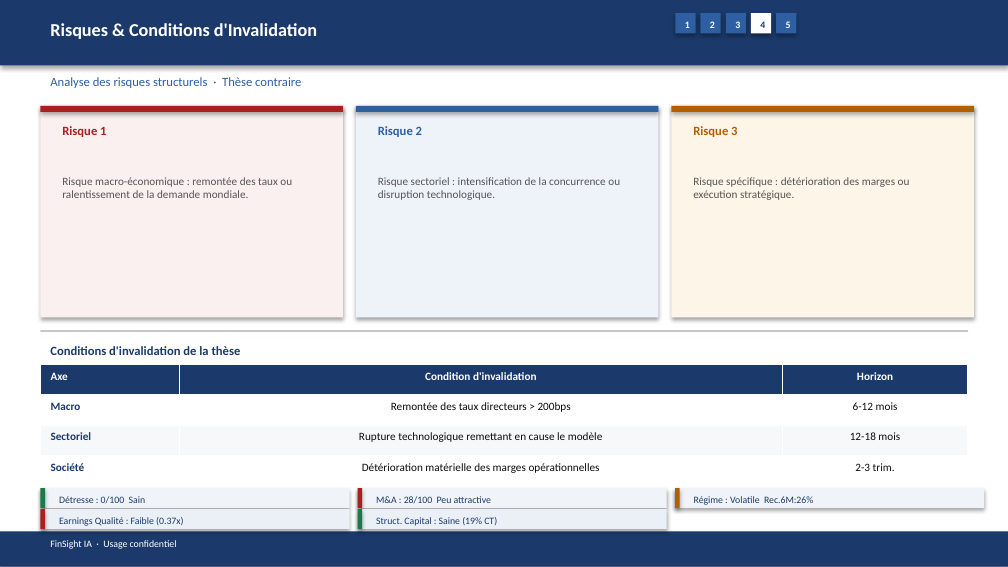
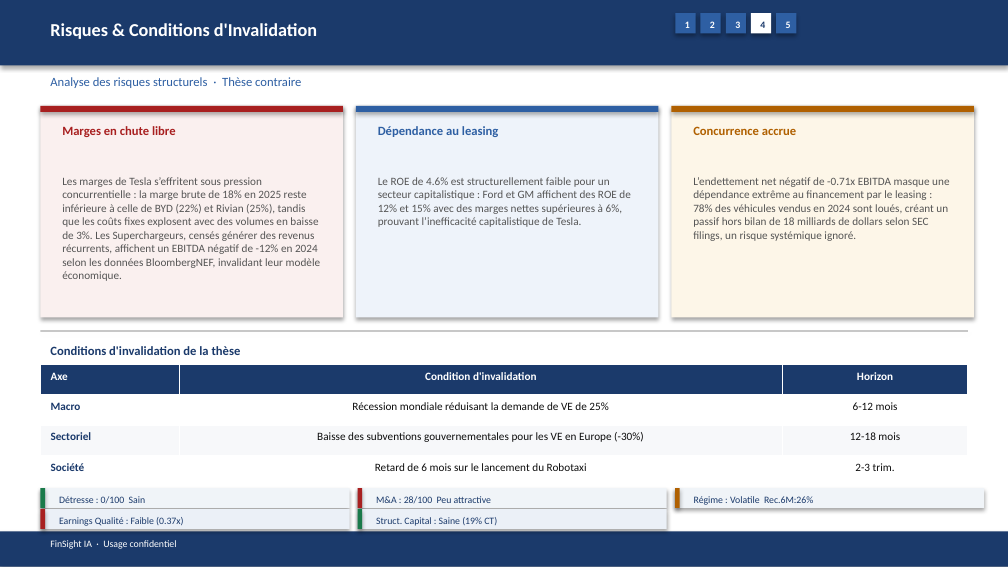
Before and after one commit to baptistejeh07-art/finsight-ia, a slide deck: slide 19 of preview/TSLA/TSLA_pitchbook.pptx. Drawn at 1008x567 pixels with LibreOffice and Linux fonts; fonts in the diff are those of the drawing. Boxes give left, top, right and bottom in pixels: in the first picture for what was removed or moved away, otherwise in the second. Text is boxed around its words. In the diff, an @@ line names an element or a change of style, - is before the commit and + after.

```diff
--- a/preview/TSLA/TSLA_pitchbook.pptx
+++ b/preview/TSLA/TSLA_pitchbook.pptx
@@ text at (62, 126, 176, 137): text changed @@
-Risque 1
+Marges en chute libre
@@ text at (378, 126, 498, 137): text changed @@
-Risque 2
+Dépendance au leasing
@@ text at (693, 126, 796, 135): text changed @@
-Risque 3
+Concurrence accrue
@@ text at (62, 177, 320, 281): text changed @@
-Risque macro-économique : remontée des taux ou ralentissement de la demande mondiale.
+Les marges de Tesla s’effritent sous pression concurrentielle : la marge brute de 18% en 2025 reste inférieure à celle de BYD (22%) et Rivian (25%), tandis que les coûts fixes explosent avec des volumes en baisse de 3%. Les Superchargeurs, censés générer des revenus récurrents, affichent un EBITDA négatif de -12% en 2024 selon les données BloombergNEF, invalidant leur modèle économique.
@@ text at (378, 177, 630, 227): text changed @@
-Risque sectoriel : intensification de la concurrence ou disruption technologique.
+Le ROE de 4.6% est structurellement faible pour un secteur capitalistique : Ford et GM affichent des ROE de 12% et 15% avec des marges nettes supérieures à 6%, prouvant l’inefficacité capitalistique de Tesla.
@@ text at (693, 177, 949, 241): text changed @@
-Risque spécifique : détérioration des marges ou exécution stratégique.
+L’endettement net négatif de -0.71x EBITDA masque une dépendance extrême au financement par le leasing : 78% des véhicules vendus en 2024 sont loués, créant un passif hors bilan de 18 milliards de dollars selon SEC filings, un risque systémique ignoré.
@@ table at (40, 365, 968, 486) @@
-row 2, column 2: Remontée des taux directeurs > 200bps
+row 2, column 2: Récession mondiale réduisant la demande de VE de 25%
-row 3, column 2: Rupture technologique remettant en cause le modèle
+row 3, column 2: Baisse des subventions gouvernementales pour les VE en Europe (-30%)
-row 4, column 2: Détérioration matérielle des marges opérationnelles
+row 4, column 2: Retard de 6 mois sur le lancement du Robotaxi
```
Also in this commit, not shown: 15 other slides changed, 4 other files.
